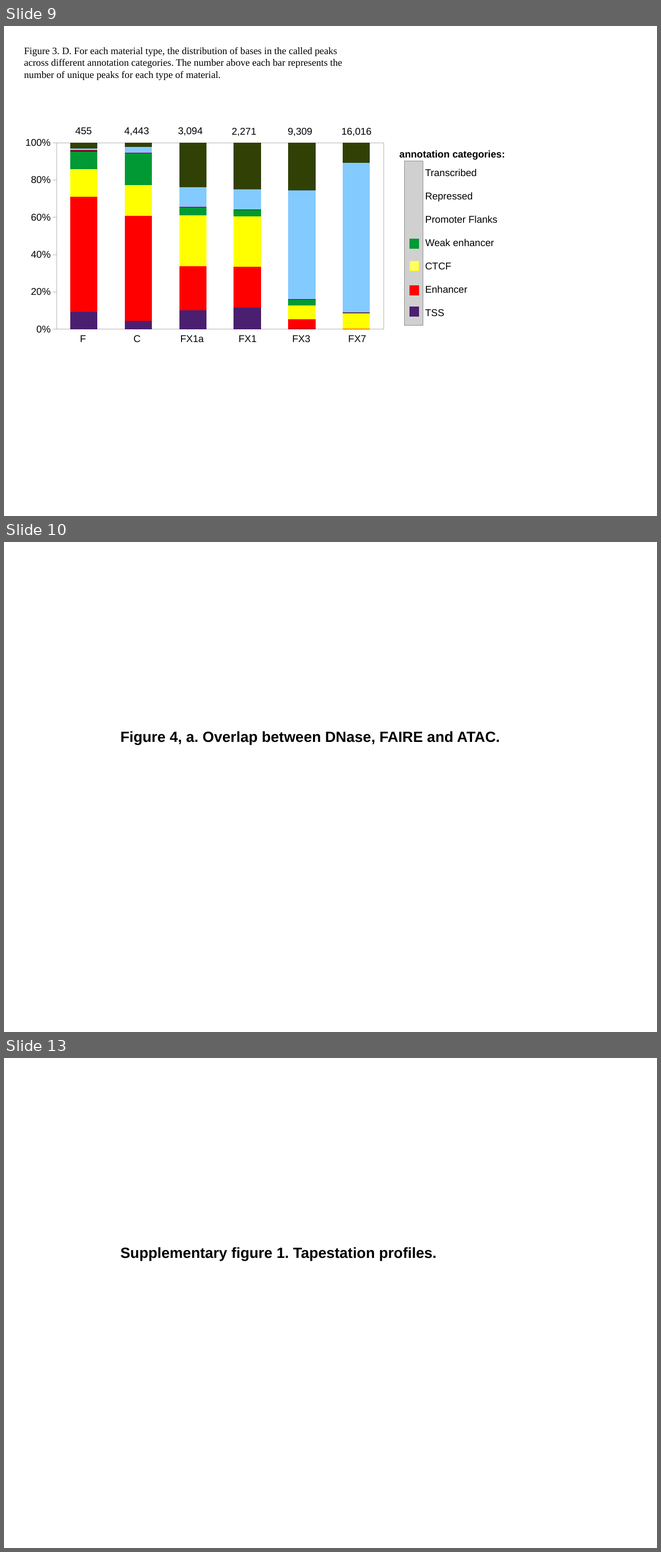
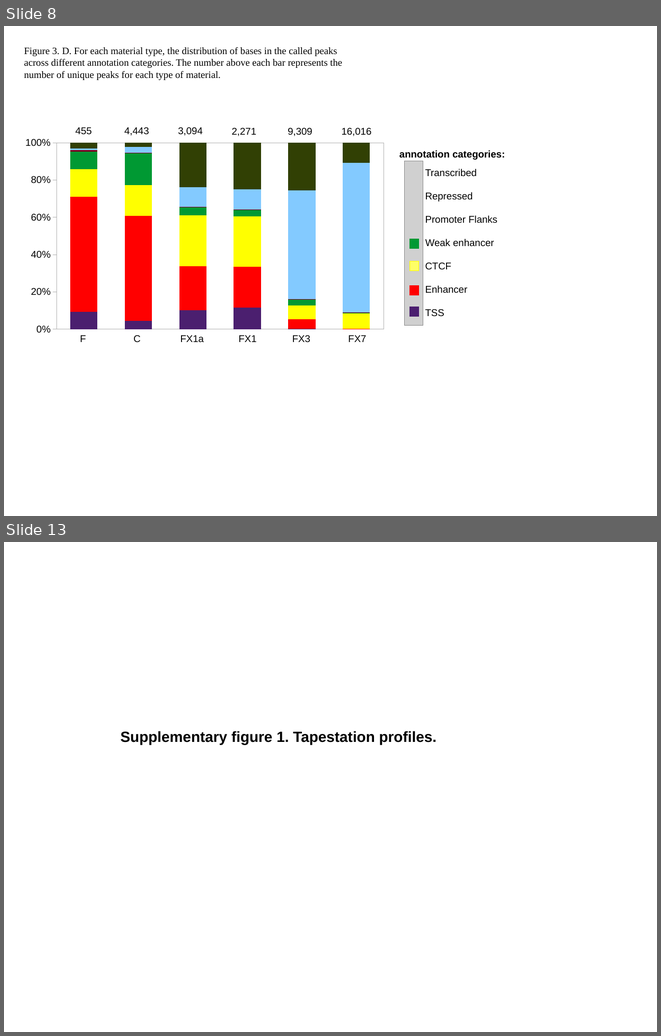
Before and after one commit to jknightlab/ATACseq_pipeline, a slide deck: Core_manuscript/Paper/Figures/ATAC_figures.odp. Shown one above the other, each under a label of ours: slides 9, 10 and 13 before the commit, slides 8 and 13 after it; the slides between them are not shown. The pictures are 661x1552 and 661x1036 pixels, drawn with LibreOffice and Linux fonts; fonts in the diff are those of the drawing; grey boxes stand for pictures. Boxes give left, top, right and bottom in pixels: in the first picture for what was removed or moved away, otherwise in the second. Text is boxed around its words. In the diff, an @@ line names an element or a change of style, - is before the commit and + after.

```diff
--- a/Core_manuscript/Paper/Figures/ATAC_figures.odp
+++ b/Core_manuscript/Paper/Figures/ATAC_figures.odp
@@ slide 10 removed at <box>4,542,657,1032</box>, background #FFFFFF @@
@@ text removed at <box>121,731,500,744</box> @@
-Figure 4, a. Overlap between DNase, FAIRE and ATAC.
@@ what was slide 9 is now slide 8 @@
```
Also in this commit, not shown: 7 slides changed, 4 slides added, 2 other slides removed.
